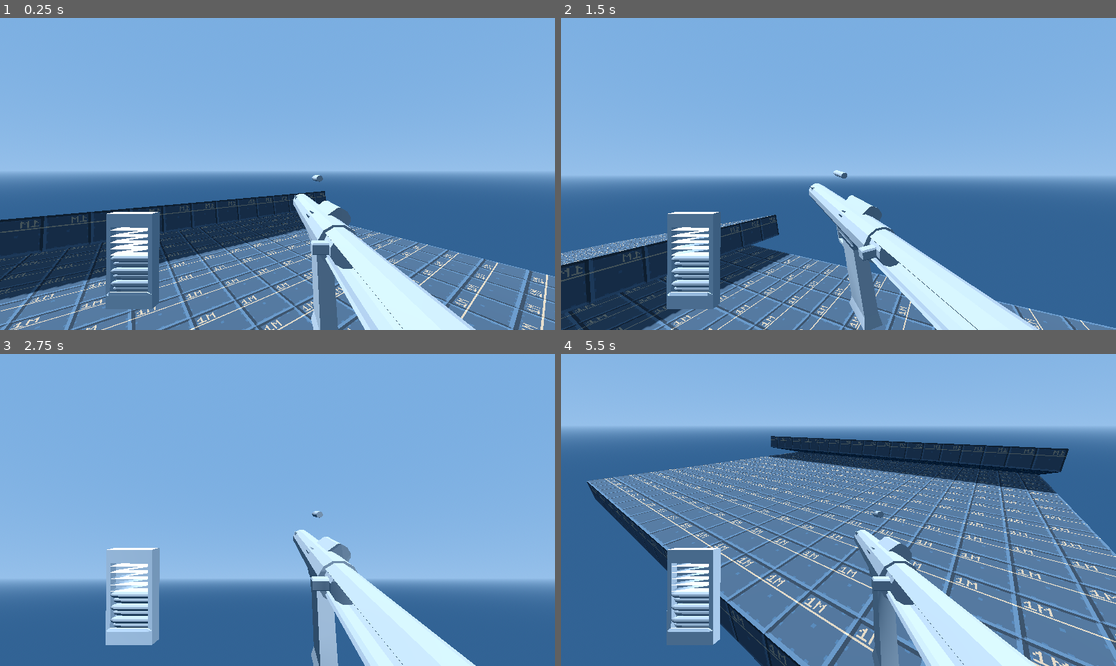
Above: before the commit, frames 1-4 (two rows, left to right).
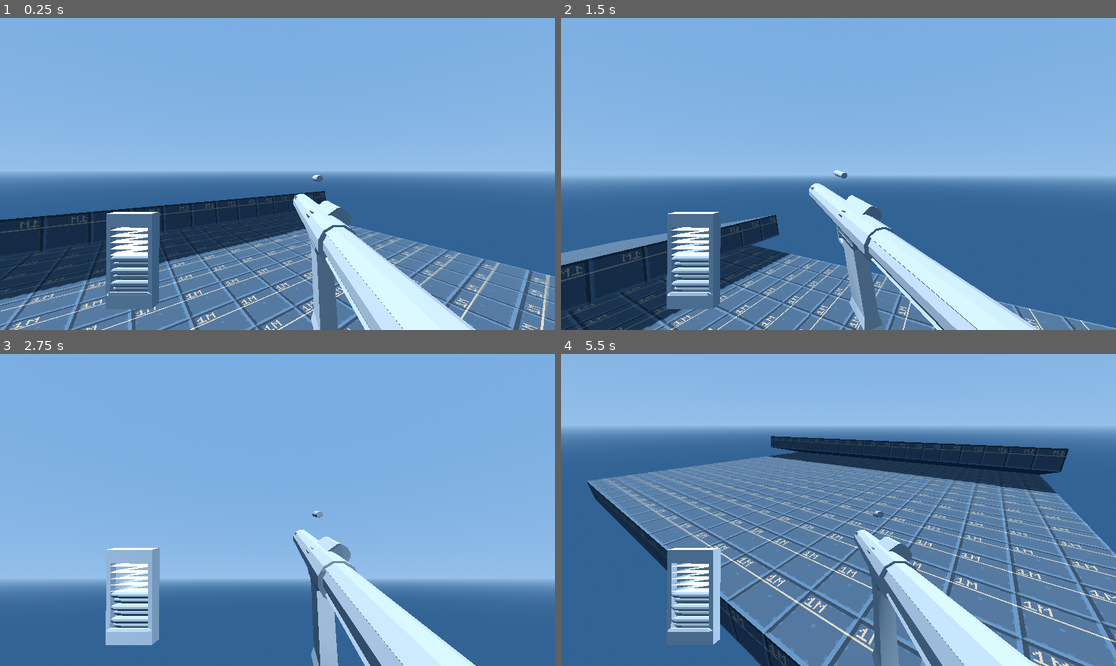
Above: after the commit, the same moments.

Repository: jashjhj/fp-shooter-game
Game: Godot game, scene res://maps/level_0.tscn
Two runs of this game, one before a commit and one after it. Both use one fixed random seed, a clock stepped at 60 frames per second and the inputs below.
Inputs (mouse positions are in pixels of both pictures, inside the frame that each line leads up to):
- Up to frame 1 (0.25 s): no input
- Up to frame 2 (1.5 s): tap Enter (ui_accept) at 0.5, 0.77 s; move the mouse to (866, 174) at 0.52 s; hold W (move_forward) 0.53-1.28 s; hold Alt (inspect) 0.53-1.28 s; move the mouse to (727, 189) at 1.27 s; hold S (move_backward) from 1.28 s (still down); click (727, 189) at 1.35 s
- Up to frame 3 (2.75 s): tap Enter (ui_accept) at 1.52 s; move the mouse to (288, 503) at 2.02 s; release S (move_backward) at 2.03 s; hold W (move_forward) from 2.03 s (still down); hold Right mouse button (interact_1) from 2.03 s (still down)
- Up to frame 4 (5.5 s): move the mouse to (810, 572) at 2.77 s; release Right mouse button (interact_1) at 2.78 s; tap Middle mouse button (look_during_inspect) at 2.85 s; tap Enter (ui_accept) at 3.02, 3.77, 4.52 s; move the mouse to (1005, 556) at 3.52 s; release W (move_forward) at 3.53 s; hold Alt (inspect) 3.53-4.28 s; hold A (move_left) 3.53-5.03 s; move the mouse to (672, 463) at 4.27 s; click (672, 463) at 4.35 s; move the mouse to (844, 510) at 5.02 s; hold W (move_forward) from 5.03 s (still down); hold Right mouse button (interact_1) from 5.03 s (still down)

The runs differ from the first frame. In frame 1, 1.7% of the frame differs, in the area x 0-100%, y 56-100%; in frame 2, 1.2%; in frame 3, 1.2%; in frame 4, 4.5%, in the area x 4-100%, y 26-100%.

Commit message:
Slidable base implemented

Diff:
--- a/assets/textures/dev/default_surface.tres
+++ b/assets/textures/dev/default_surface.tres
@@ -6,4 +6,4 @@
 albedo_texture = ExtResource("1_r6i7x")
 uv1_offset = Vector3(0, 0.5, 0)
 uv1_triplanar = true
-texture_filter = 0
+texture_filter = 2
--- a/gameobjects/guns/instances/Welrod_Special/Welrod_Special.tscn
+++ b/gameobjects/guns/instances/Welrod_Special/Welrod_Special.tscn
@@ -1,13 +1,21 @@
-[gd_scene load_steps=10 format=3 uid="uid://k6g5l4koiagb"]
+[gd_scene load_steps=13 format=3 uid="uid://k6g5l4koiagb"]
 
 [ext_resource type="Script" uid="uid://7yjt2q14eqdj" path="res://gameobjects/guns/gun.gd" id="1_vac1r"]
 [ext_resource type="ArrayMesh" uid="uid://b1glaiv1kc12p" path="res://assets/models/guns/Welrod_Special/Reciever.obj" id="2_d7caa"]
 [ext_resource type="ArrayMesh" uid="uid://elmpags3uasr" path="res://assets/models/guns/Welrod_Special/Bolt.obj" id="3_cc0h1"]
+[ext_resource type="Script" uid="uid://bkfsoqbr3ewi8" path="res://gameobjects/guns/parts/interactivity_code/bases/Gun_Part_Slideable.gd" id="5_ylrqn"]
 [ext_resource type="PackedScene" uid="uid://7ayolcmhcbpv" path="res://gameobjects/guns/instances/Welrod_Special/Magazine_12rd.tscn" id="6_8xgxp"]
 [ext_resource type="ArrayMesh" uid="uid://b33wk4e78wehj" path="res://assets/models/guns/Welrod_Special/Round.obj" id="6_j1grg"]
 [ext_resource type="Script" uid="uid://loortei0f5ym" path="res://gameobjects/guns/things/Insertable_Pouch.gd" id="7_bhpic"]
 [ext_resource type="Script" uid="uid://dymfggnfgsan6" path="res://gameobjects/guns/parts/interactivity_code/bases/Gun_Part_Insertable_Slot.gd" id="7_jr0kp"]
 [ext_resource type="ArrayMesh" uid="uid://bwtm4vp7jdn8" path="res://assets/models/guns/Welrod_Special/Trigger.obj" id="7_l63kn"]
+
+[sub_resource type="CylinderShape3D" id="CylinderShape3D_ibb3d"]
+height = 0.200195
+radius = 0.02
+
+[sub_resource type="BoxShape3D" id="BoxShape3D_ylrqn"]
+size = Vector3(0.043457, 0.0178223, 0.017334)
 
 [sub_resource type="BoxShape3D" id="BoxShape3D_bhpic"]
 size = Vector3(0.0100098, 0.0436096, 0.0644531)
@@ -25,11 +33,6 @@
 mesh = ExtResource("2_d7caa")
 skeleton = NodePath("../..")
 
-[node name="MeshInstance3D2" type="MeshInstance3D" parent="Model"]
-transform = Transform3D(-4.37114e-08, 0, -1, 0, 1, 0, 1, 0, -4.37114e-08, 0.00312734, 0.122314, -0.0148258)
-mesh = ExtResource("3_cc0h1")
-skeleton = NodePath("../..")
-
 [node name="MeshInstance3D5" type="MeshInstance3D" parent="Model"]
 transform = Transform3D(-4.37114e-08, 0, -1, 0, 1, 0, 1, 0, -4.37114e-08, 0.00640725, 0.192568, -0.0615666)
 mesh = ExtResource("6_j1grg")
@@ -40,7 +43,33 @@
 mesh = ExtResource("7_l63kn")
 skeleton = NodePath("../..")
 
-[node name="Gun_Part_Insertable_Slot" type="Node3D" parent="Model" node_paths=PackedStringArray("INSERTION_ENTRY_AREA")]
+[node name="Slide" type="Node3D" parent="Model" node_paths=PackedStringArray("MODEL", "BEGIN_INTERACT_COLLIDER")]
+transform = Transform3D(1, 0, 0, 0, 1, 0, 0, 0, 1, 0, 0.121301, 0.111357)
+script = ExtResource("5_ylrqn")
+MODEL = NodePath("Model")
+SLIDE_VECTOR = Vector3(0, 0, -1)
+SLIDE_DISTANCE = 0.125
+BEGIN_INTERACT_COLLIDER = NodePath("Model/Area3D")
+metadata/_custom_type_script = "uid://bkfsoqbr3ewi8"
+
+[node name="Model" type="Node3D" parent="Model/Slide"]
+
+[node name="MeshInstance3D2" type="MeshInstance3D" parent="Model/Slide/Model"]
+transform = Transform3D(-4.37114e-08, 0, -1, 0, 1, 0, 1, 0, -4.37114e-08, 0, 0, 0)
+mesh = ExtResource("3_cc0h1")
+skeleton = NodePath("../../../..")
+
+[node name="Area3D" type="Area3D" parent="Model/Slide/Model"]
+
+[node name="CollisionShape3D" type="CollisionShape3D" parent="Model/Slide/Model/Area3D"]
+transform = Transform3D(1, 0, 0, 0, -4.37114e-08, -1, 0, 1, -4.37114e-08, 0, 0, 0)
+shape = SubResource("CylinderShape3D_ibb3d")
+
+[node name="CollisionShape3D2" type="CollisionShape3D" parent="Model/Slide/Model/Area3D"]
+transform = Transform3D(1, 0, 0, 0, 1, 0, 0, 0, 1, -0.0183105, 0, 0.0881579)
+shape = SubResource("BoxShape3D_ylrqn")
+
+[node name="Magwell" type="Node3D" parent="Model" node_paths=PackedStringArray("INSERTION_ENTRY_AREA")]
 transform = Transform3D(0.736768, 0.676146, 0, -0.676146, 0.736768, 0, 0, 0, 1, 0.0264591, 0.146245, -0.0220782)
 script = ExtResource("7_jr0kp")
 INSERTION_LENGTH = 0.0215
@@ -49,14 +78,14 @@
 FLIP_INSERTION = true
 metadata/_custom_type_script = "uid://dymfggnfgsan6"
 
-[node name="Area3D" type="Area3D" parent="Model/Gun_Part_Insertable_Slot"]
+[node name="Area3D" type="Area3D" parent="Model/Magwell"]
 transform = Transform3D(-4.37114e-08, 0, -1, 0, 1, 0, 1, 0, -4.37114e-08, 0, 0, 0)
 
-[node name="CollisionShape3D" type="CollisionShape3D" parent="Model/Gun_Part_Insertable_Slot/Area3D"]
-transform = Transform3D(-4.37114e-08, 3.11805e-13, -1, 1.55294e-22, 1, -5.32907e-15, 1, 2.98023e-08, -4.37114e-08, -7.41892e-05, 0.0216353, 0.00146873)
+[node name="CollisionShape3D" type="CollisionShape3D" parent="Model/Magwell/Area3D"]
+transform = Transform3D(-4.37114e-08, 3.10502e-13, -1, 0, 1, 7.10543e-15, 1, -1.35725e-20, -4.37113e-08, -7.41892e-05, 0.0216353, 0.00146872)
 shape = SubResource("BoxShape3D_bhpic")
 
-[node name="Path" type="Node3D" parent="Model/Gun_Part_Insertable_Slot"]
+[node name="Path" type="Node3D" parent="Model/Magwell"]
 transform = Transform3D(-4.37114e-08, 0, -1, 0, 1, 0, 1, 0, -4.37114e-08, -0.000585763, -0.0155155, 0.0113109)
 
 [node name="Inspect_Pos" type="Node3D" parent="."]
--- a/gameobjects/guns/parts/elements/insertable/Gun_Insertable_Droppable.gd
+++ b/gameobjects/guns/parts/elements/insertable/Gun_Insertable_Droppable.gd
@@ -13,10 +13,15 @@
 	RIGIDBODY.collision_mask = 1 + 4096;
 	RIGIDBODY.collision_layer = 4096
 
+
 var prev_pos:Vector3;
 var prev_angles:Vector3;
+var pre_prev_pos:Vector3;
+var pre_prev_angles:Vector3;
 var prev_delta:float;
 func _physics_process(delta: float) -> void:
+	pre_prev_pos = prev_pos;
+	pre_prev_angles = prev_angles
 	prev_pos = MODEL.global_position;
 	prev_angles = MODEL.global_rotation;
 	prev_delta = delta
@@ -32,8 +37,8 @@
 			if child != RIGIDBODY:
 				child.reparent(RIGIDBODY)
 
-		RIGIDBODY.linear_velocity = (MODEL.global_position - prev_pos)/prev_delta
-		RIGIDBODY.angular_velocity = (MODEL.global_rotation - prev_angles)/prev_delta * 5 # Dramatises angles. fun!
+		RIGIDBODY.linear_velocity = (prev_pos - pre_prev_pos)/prev_delta
+		RIGIDBODY.angular_velocity = (prev_angles - pre_prev_angles)/prev_delta * 3 # Dramatises angles. fun!
 
 		Globals.RUBBISH_COLLECTOR.add_rubbish(RIGIDBODY);
 
--- a/gameobjects/guns/parts/interactivity_code/bases/Gun_Insertable.gd
+++ b/gameobjects/guns/parts/interactivity_code/bases/Gun_Insertable.gd
@@ -63,7 +63,7 @@
 	if(HIDES_MOUSE): Input.mouse_mode = Input.MOUSE_MODE_CONFINED_HIDDEN
 
 	insertable_position.global_position = model_goal.global_position
-	var mouse_click_position := get_mouse_plane_position();
+	var mouse_click_position := get_mouse_plane_position() - global_position;
 	var insertable_visual_position := screen_raycast(model_goal.global_position, PLANE_COLLISION_LAYER).get_collision_point()
 	#var insertable_position_distance_from_plane := (insertable_position.global_position - insertable_visual_position).dot(global_basis*PLANE_NORMAL) # this hsits borked
 
@@ -90,7 +90,7 @@
 		var effective_lerp_rate_angular := LERP_RATE_ANGULAR;
 
 
-		insertable_position.global_position = global_position + get_mouse_plane_position() + start_focus_mouse_difference;
+		insertable_position.global_position = get_mouse_plane_position() + start_focus_mouse_difference;
 		if(CURRENT_SLOT == null): # ---------------------- NO CURRENT SLOT
 
 
--- a/gameobjects/guns/parts/interactivity_code/bases/Gun_Part_Interactive.gd
+++ b/gameobjects/guns/parts/interactivity_code/bases/Gun_Part_Interactive.gd
@@ -8,6 +8,9 @@
 
 const BEGIN_INTERACT_COLLISION_LAYER := 65536 # 2^16
 const PLANE_COLLISION_LAYER := 131072 # 2^17
+
+var mouse_focus_pos:Vector3;
+var mouse_focus_pos_relative:Vector3;
 
 ##Set once been focused.
 var has_been_focused = false;
@@ -82,6 +85,8 @@
 	if(!is_focusable): return
 	has_been_focused = true;
 	is_focused = true;
+	mouse_focus_pos = get_viewport().get_camera_3d().get_mouse_ray(2, BEGIN_INTERACT_COLLISION_LAYER).get_collision_point();
+	mouse_focus_pos_relative = global_basis.inverse()*(mouse_focus_pos - global_position)
 	enable_plane_collider()
 	#Do not call scripts that may interfere with further rays in the same moment - e.g. Reparenting, or changing the area collider
 	enable_focus() # inherited function
@@ -107,11 +112,11 @@
 
 
 
-##Gets position of mouse on the plane in local space
+##Gets position of mouse on the plane in global space
 func get_mouse_plane_position(mask = PLANE_COLLISION_LAYER) -> Vector3:
 	var ray = get_viewport().get_camera_3d().get_mouse_ray(4, mask);
 	if(ray.is_colliding()):
-		return ray.get_collision_point() - global_position;
+		return ray.get_collision_point();
 	return Vector3.ZERO
 
 
--- a/gameobjects/guns/parts/interactivity_code/bases/Gun_Part_Rotateable.gd
+++ b/gameobjects/guns/parts/interactivity_code/bases/Gun_Part_Rotateable.gd
@@ -34,7 +34,7 @@
 
 	if(is_focused):
 		#print(get_mouse_plane_position())
-		var next_focus_mouse_pos:Vector3 = get_mouse_plane_position()
+		var next_focus_mouse_pos:Vector3 = get_mouse_plane_position() - global_position
 
 		var clockwise_right_vector = previous_focus_mouse_pos.normalized().cross(INTERACT_PLANE.global_basis.z);
 		angle_change_delta = asin(clockwise_right_vector.dot(next_focus_mouse_pos.normalized())) # Gets angle
@@ -54,8 +54,8 @@
 
 func enable_focus():
 	super.enable_focus()
-	INTERACT_PLANE.global_position = get_viewport().get_camera_3d().get_mouse_ray(2, BEGIN_INTERACT_COLLISION_LAYER).get_collision_point();
-	start_focus_mouse_pos = get_mouse_plane_position();
+	INTERACT_PLANE.global_position = mouse_focus_pos #get_viewport().get_camera_3d().get_mouse_ray(2, BEGIN_INTERACT_COLLISION_LAYER).get_collision_point();
+	start_focus_mouse_pos = get_mouse_plane_position() - global_position;
 	previous_focus_mouse_pos = start_focus_mouse_pos
 	angle_change_goal = 0.0;
 	start_focus_angle = current_angle;
--- a/gameobjects/guns/parts/interactivity_code/bases/Gun_Part_Slideable.gd
+++ b/gameobjects/guns/parts/interactivity_code/bases/Gun_Part_Slideable.gd
@@ -1,22 +1,56 @@
 class_name Gun_Part_Slideable extends Gun_Part_Interactive
 
+@export var MODEL:Node3D;
 
+@export var SLIDE_VECTOR:Vector3 = Vector3(0, 0, 1);
+@export var SLIDE_DISTANCE:float = 0.2;
+@export var SLIDE_START_POS:float = 0;
 
-var start_focus_mouse_pos:Vector3;
-var previous_focus_mouse_pos:Vector3;
+@export var LERP_RATE:float = 0.3;
 
+var model_goal:Node3D = Node3D.new()
+
+@onready var slide_pos:float = SLIDE_START_POS
+var start_focus_slide_pos:float;
 
 ##Ready
 func _ready():
+	SLIDE_VECTOR = SLIDE_VECTOR.normalized()
+	assert(MODEL != null, "No model set")
 	super._ready();
 
+	add_child(model_goal)
+
+var prev_mouse_delta:float;
 func _process(delta:float) -> void:
 	super._process(delta);
+	if(is_focused):
+		var mouse_goal_delta_from_start = (get_mouse_plane_position()-global_position - global_basis*mouse_focus_pos_relative).dot(global_basis*SLIDE_VECTOR)
+		var mouse_goal_delta = mouse_goal_delta_from_start - prev_mouse_delta
+		slide_pos += mouse_goal_delta# +start_focus_slide_pos
+
+		prev_mouse_delta = mouse_goal_delta_from_start
+
+		slide_pos = max(0, slide_pos)
+		slide_pos = min(SLIDE_DISTANCE, slide_pos)
+
+
+	model_goal.global_position = global_position + slide_pos*(global_basis*SLIDE_VECTOR)
+
+	MODEL.global_position = MODEL.global_position.lerp(model_goal.global_position, LERP_RATE)
+
+
 
 
 #Enable and disable being clicked on
 func enable_focus():
-	pass
+	INTERACT_PLANE.global_position = mouse_focus_pos
+
+	var plane_normal = (global_basis*SLIDE_VECTOR).cross(get_viewport().get_camera_3d().global_position - INTERACT_PLANE.global_position).cross(global_basis*SLIDE_VECTOR)
+	set_interact_plane_normal(global_basis.inverse()*plane_normal)
+
+	start_focus_slide_pos = slide_pos
+	prev_mouse_delta = 0;
 
 func disable_focus():
 	pass
